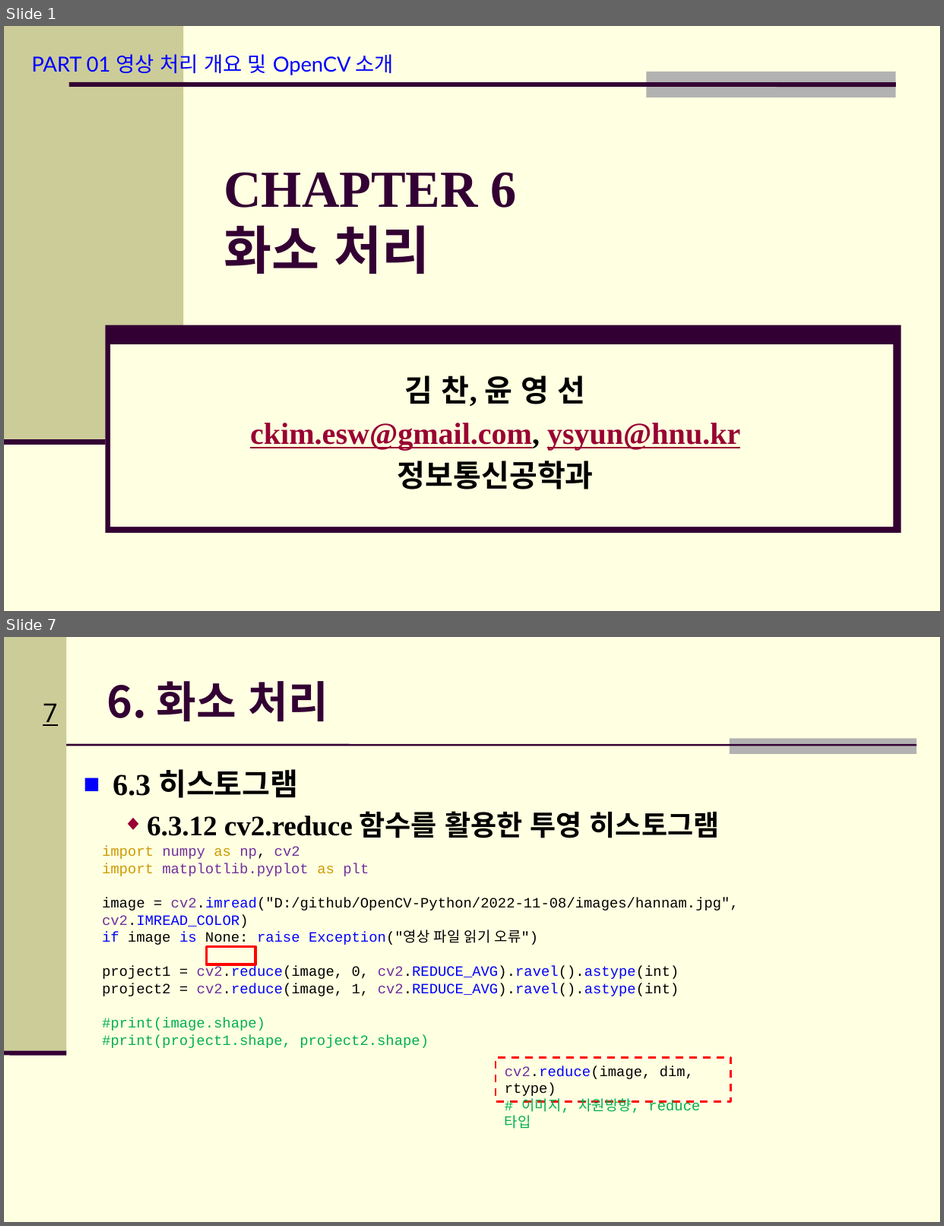
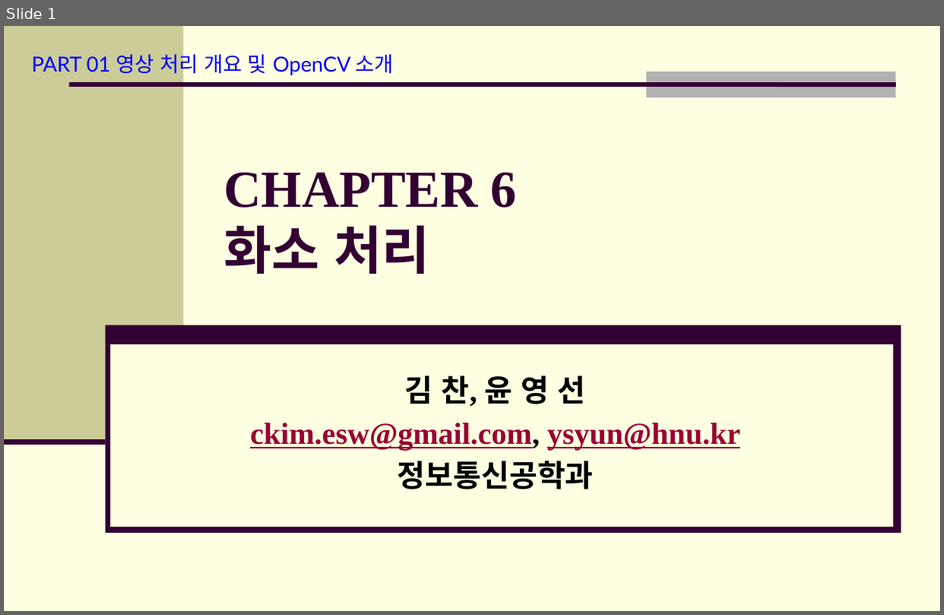
Before and after one commit to Hitbee-dev/OpenCV-Python, a slide deck: 2022-11-15/documents/CH_06 화소 처리.pptx. Shown one above the other, each under a label of ours: slides 1 and 7 before the commit, slide 1 after it; the slides between them are not shown. The pictures are 944x1226 and 944x615 pixels, drawn with LibreOffice and Linux fonts; fonts in the diff are those of the drawing; background and template pictures are left out. Boxes give left, top, right and bottom in pixels: in the first picture for what was removed or moved away, otherwise in the second. Text is boxed around its words. In the diff, an @@ line names an element or a change of style, - is before the commit and + after.

```diff
--- a/2022-11-15/documents/CH_06 화소 처리.pptx
+++ b/2022-11-15/documents/CH_06 화소 처리.pptx
@@ slide 7 removed at (4,637,940,1222), background #FFFFE1 @@
@@ rectangle removed at (4,637,67,1053) @@
@@ title removed at (107,681,329,721) @@
-6. 화소 처리
@@ page number removed at (43,703,57,726) @@
-7
@@ line removed from (67, 745) to (917, 745) @@
@@ rectangle removed at (730,738,917,754) @@
@@ text removed at (113,769,719,838) @@
-■ 6.3 히스토그램
-  ◆ 6.3.12 cv2.reduce 함수를 활용한 투영 히스토그램
@@ text removed at (102,846,739,1048) @@
-import numpy as np, cv2
-import matplotlib.pyplot as plt
-image = cv2.imread("D:/github/OpenCV-Python/2022-11-08/images/hannam.jpg", cv2.IMREAD_COLOR)
-if image is None: raise Exception("영상 파일 읽기 오류")
-project1 = cv2.reduce(image, 0, cv2.REDUCE_AVG).ravel().astype(int)
-project2 = cv2.reduce(image, 1, cv2.REDUCE_AVG).ravel().astype(int)
-#print(image.shape)
-#print(project1.shape, project2.shape)
@@ rectangle removed at (206,947,256,965) @@
@@ line removed from (4, 1053) to (67, 1053) @@
@@ rectangle removed at (496,1057,731,1101) @@
-cv2.reduce(image, dim, rtype)
-# 이미지, 차원방향, reduce타입
```
Also in this commit, not shown: 5 slides added, 6 other slides removed, 3 other files.
